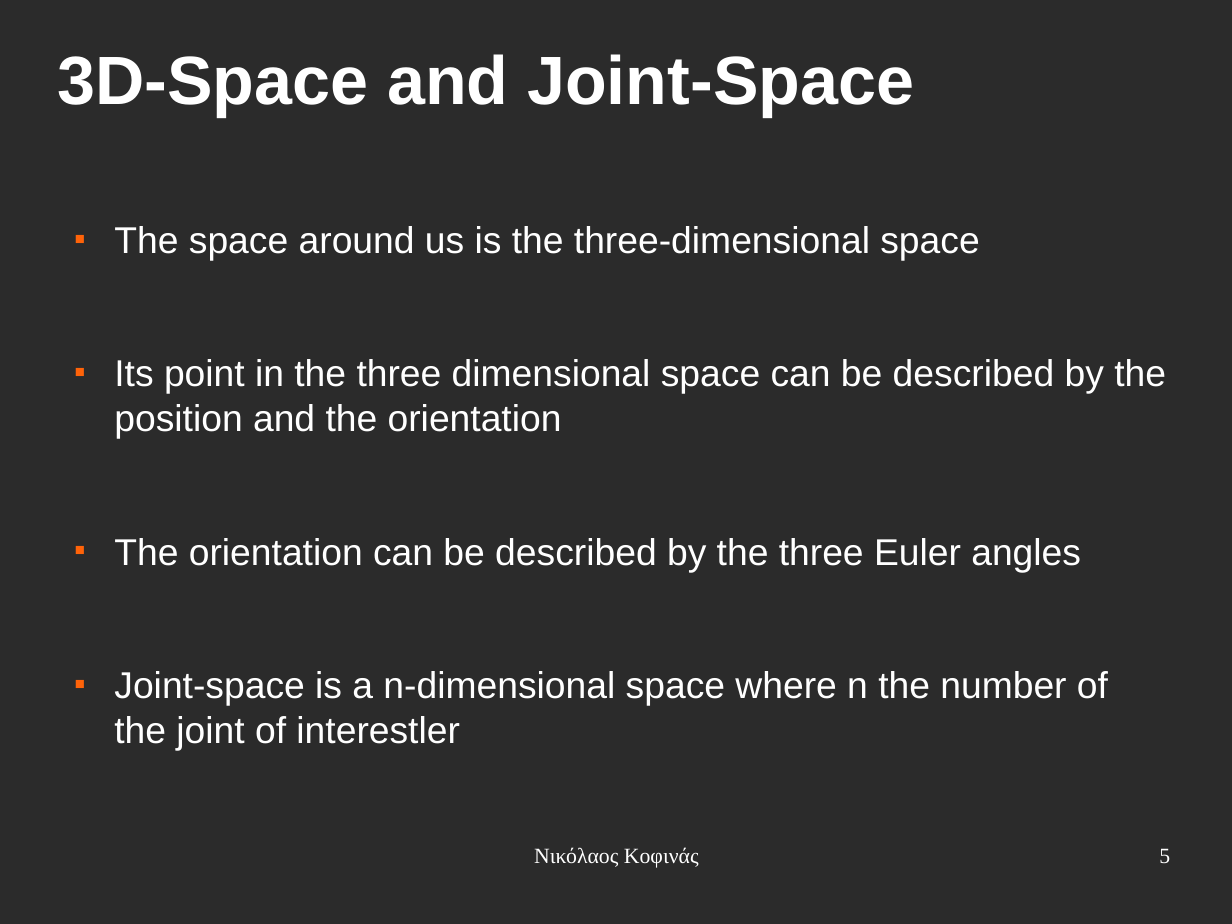
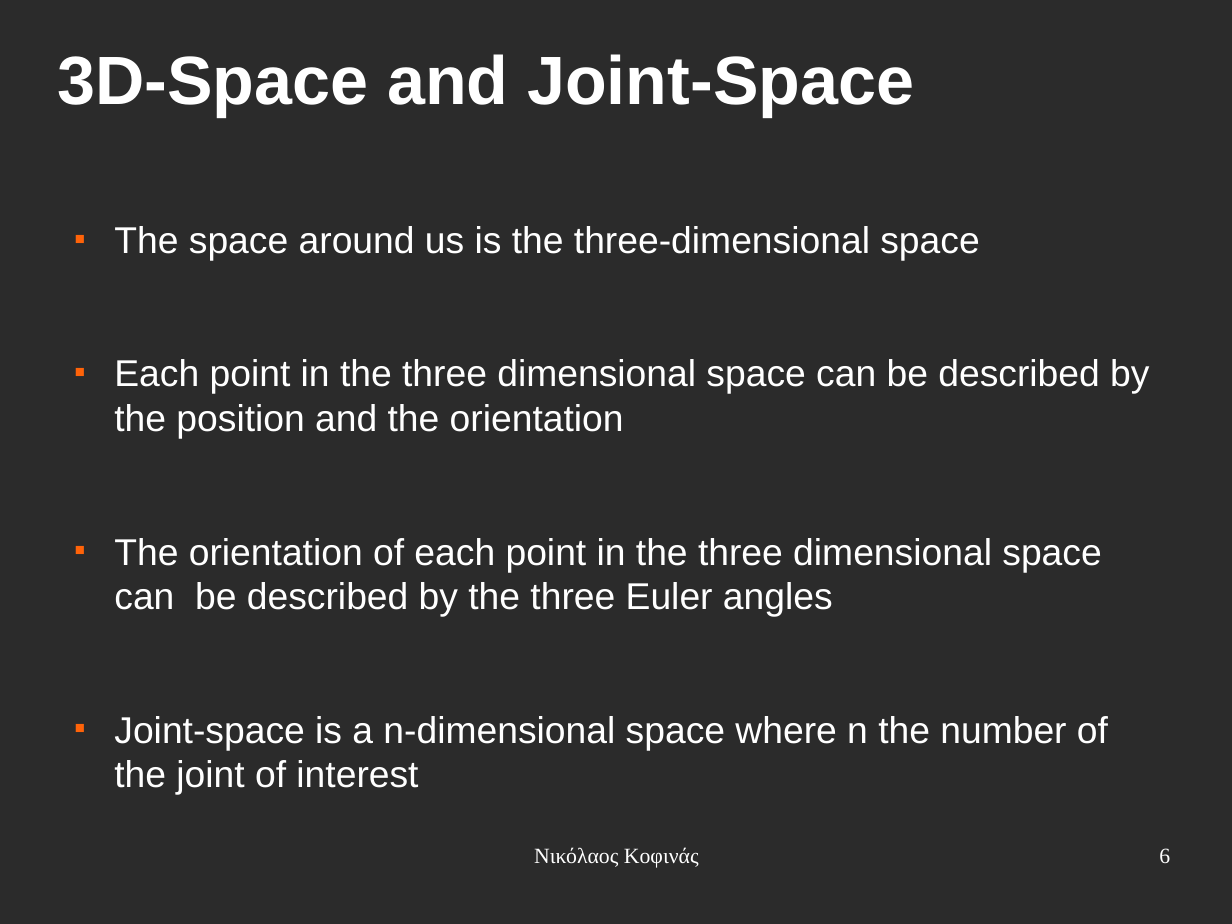
Before and after one commit to eldr4d/MyThesis, a slide deck: slide 6 of presentation.odp (slide 5 before the commit). Drawn at 1232x924 pixels with LibreOffice and Linux fonts; fonts in the diff are those of the drawing; background and template pictures are left out; a plain dark background stands for a picture behind light text. Boxes give left, top, right and bottom in pixels: in the first picture for what was removed or moved away, otherwise in the second. Text is boxed around its words. In the diff, an @@ line names an element or a change of style, - is before the commit and + after.

```diff
--- a/presentation.odp
+++ b/presentation.odp
@@ text at bbox=[114, 359, 1149, 795]: text changed @@
-■ Its point in the three dimensional space can be described by the position and the orientation
-■ The orientation can be described by the three Euler angles
-■ Joint-space is a n-dimensional space where n the number of the joint of interestler
+■ Each point in the three dimensional space can be described by the position and the orientation
+■ The orientation of each point in the three dimensional space can be described by the three Euler angles
+■ Joint-space is a n-dimensional space where n the number of the joint of interest
@@ page number at bbox=[1159, 848, 1170, 863]: text changed @@
-5
+6
```
Also in this commit, not shown: 14 other slides changed, 4 slides added, 1 slide removed.
